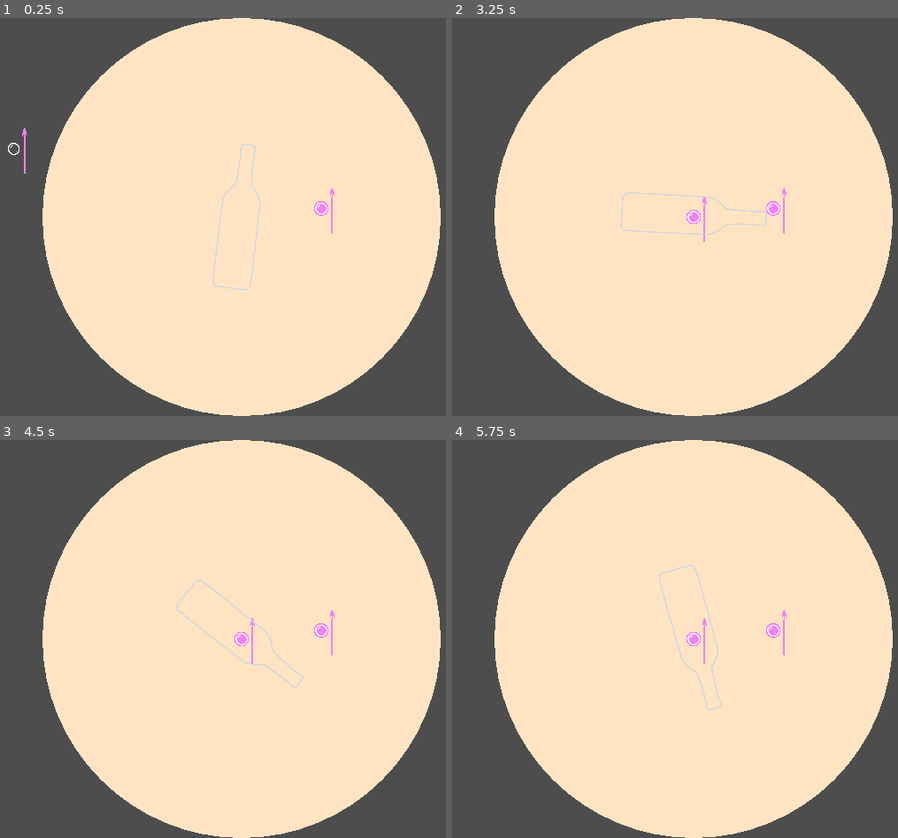
Above: before the commit, frames 1-4 (two rows, left to right).
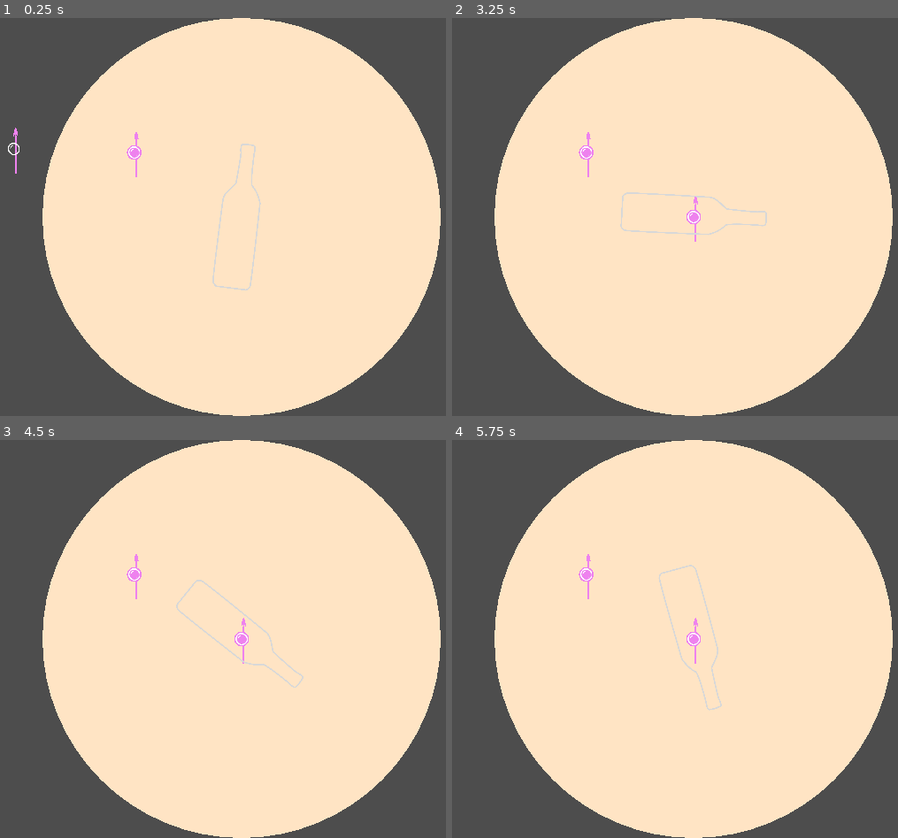
Above: after the commit, the same moments.

Repository: raffomania/bubbleneck
Game: Godot game, scene res://main.tscn
The game is run twice, just before and just after one commit, with the same random seed, the same clock (stepped at 60 frames per second) and the same inputs.
Inputs:
- Up to frame 1 (0.25 s): no input
- Up to frame 2 (3.25 s): no input
- Up to frame 3 (4.5 s): no input
- Up to frame 4 (5.75 s): no input

The runs differ from the first frame. In frame 1, 0.4% of the frame differs, in the area x 2-75%, y 27-55%; in frame 2, 0.4%; in frame 3, 0.4%; in frame 4, 0.4%.

Commit message:
speerwurf

Diff:
--- a/Arena/arena.gd
+++ b/Arena/arena.gd
@@ -23,6 +23,6 @@
     center.x = viewport.size.x / 2
     center.y = viewport.size.y / 2
     for player: Node2D in get_tree().get_nodes_in_group('players'):
-       var dist = player.position.distance_to(center)
+       var dist = player.global_position.distance_to(center)
        if (!player.dead and dist > radius - player.radius):
            player.kill()
--- a/Player/player.gd
+++ b/Player/player.gd
@@ -1,4 +1,4 @@
-extends Node2D
+extends Area2D
 
 @export
 var device := 0
@@ -22,12 +22,15 @@
 var dash_range := 10
 var time := 0.0
 var is_dashing := false
+var is_holding_weapon := true
 
 @export
 var dead := false
 
 @export
 var respawn_time := 3.0
+
+var weapon_scene = preload("res://Weapon/weapon.tscn")
 
 func _draw() -> void:
     if (dead):
@@ -55,6 +58,9 @@
         if Input.is_action_just_pressed(prefix + "_dash"):
             is_dashing = true
 
+        if Input.is_action_just_pressed(prefix + "_throw"):
+            throw_weapon(dir)
+
     else:
         # Player is using a controller
         dir = Vector2(1, 0) * Input.get_joy_axis(device, JOY_AXIS_LEFT_X)
@@ -62,6 +68,10 @@
 
         if Input.is_joy_button_pressed(device, JOY_BUTTON_A):
             is_dashing = true
+
+
+        if Input.is_joy_button_pressed(device, JOY_BUTTON_B):
+            throw_weapon(dir)
 
     set_weapon_rotation(dir)
 
@@ -87,7 +97,7 @@
     return "kb" + str(abs(device))
 
 func setup_weapon():
-    var weapon = $Weapon
+    var weapon = $'Weapon/WeaponSprite'
     weapon.material.set("shader_parameter/color", player_color)
     var weapon_offset = 10
     weapon.position.x += radius + weapon_offset
@@ -105,6 +115,17 @@
         return
     rotation = dir.angle() + PI / 2
 
+func throw_weapon(direction : Vector2):
+    if is_holding_weapon:
+        var weapon = weapon_scene.instantiate()
+        var main_scene = get_tree().get_root().get_node("Main")
+        main_scene.add_child(weapon)
+        weapon.global_position = global_position
+        weapon.throw(direction)
+        weapon.rotation = direction.angle() + PI / 2
+
+    is_holding_weapon = false
+
 func kill():
     dead = true
     queue_redraw()
--- a/Player/player.tscn
+++ b/Player/player.tscn
@@ -35,12 +35,14 @@
 sub_emitter_amount_at_end = 8
 sub_emitter_keep_velocity = true
 
-[node name="Player" type="Node2D"]
+[sub_resource type="CircleShape2D" id="CircleShape2D_8hwc6"]
+radius = 16.0312
+
+[node name="Player" type="Area2D"]
 script = ExtResource("1_02l3o")
 dash_curve = SubResource("Curve_d2kbo")
 
 [node name="Weapon" parent="." instance=ExtResource("2_tyojq")]
-scale = Vector2(0.2, 0.2)
 
 [node name="deathParticles" type="GPUParticles2D" parent="."]
 self_modulate = Color(0.12549, 1, 1, 1)
@@ -56,3 +58,6 @@
 
 [node name="Sprite2D" type="Sprite2D" parent="."]
 texture = ExtResource("4_13c7d")
+
+[node name="CollisionShape2D" type="CollisionShape2D" parent="."]
+shape = SubResource("CircleShape2D_8hwc6")
--- a/Player/player_spawner.gd
+++ b/Player/player_spawner.gd
@@ -24,7 +24,8 @@
     var player = player_scene.instantiate()
     player.name = "Player" + str(device)
     player.device = device
-    player.position = get_viewport_rect().size / 2
+    # player.position = get_viewport_rect().size / 2
+    player.position = Vector2(50, 50)
     player.player_color = Color.from_hsv(randf(), 0.8, 0.9,1)
     add_child(player)
     spawned_devices.append(device)
--- a/Weapon/weapon.gd
+++ b/Weapon/weapon.gd
@@ -1,4 +1,21 @@
 extends Node2D
+
+@export
+var throw_distance := 0.0
+
+@export
+var dash_curve: Curve
+
+@export
+var time_factor := 1.0
+
+@export
+var throw_range_factor := 1.0
+
+var time := 0.0
+var is_throwing := false
+var dir
+
 # Called when the node enters the scene tree for the first time.
 func _ready() -> void:
     pass # Replace with function body.
@@ -6,4 +23,18 @@
 
 # Called every frame. 'delta' is the elapsed time since the previous frame.
 func _process(delta: float) -> void:
-    pass
+
+    if is_throwing:
+        time += delta * time_factor
+        var curve_value = dash_curve.sample(time)
+        throw_distance = curve_value * throw_range_factor
+        global_position += dir * delta * throw_distance
+
+    if time > 1.0:
+        is_throwing = false
+        time = 0
+
+
+func throw(direction_vector : Vector2) -> void:
+    is_throwing = true
+    dir = direction_vector
--- a/Weapon/weapon.tscn
+++ b/Weapon/weapon.tscn
@@ -1,13 +1,32 @@
-[gd_scene load_steps=4 format=3 uid="uid://b70qbilpbes2r"]
+[gd_scene load_steps=7 format=3 uid="uid://b70qbilpbes2r"]
 
+[ext_resource type="Script" path="res://Weapon/weapon.gd" id="1_o8dmo"]
 [ext_resource type="Shader" path="res://Weapon/weapon.gdshader" id="1_oyge1"]
 [ext_resource type="Texture2D" uid="uid://rxiqkyxcive4" path="res://Weapon/weapon.png" id="2_pf2np"]
+
+[sub_resource type="Curve" id="Curve_ne7yh"]
+_data = [Vector2(0, 0), 0.0, 0.0, 0, 0, Vector2(1, 1), 0.0, 0.0, 0, 0]
+point_count = 2
 
 [sub_resource type="ShaderMaterial" id="ShaderMaterial_7ml6n"]
 shader = ExtResource("1_oyge1")
 shader_parameter/color = null
 shader_parameter/threshold = 0.9
 
-[node name="Weapon" type="Sprite2D"]
+[sub_resource type="CircleShape2D" id="CircleShape2D_hbfi2"]
+radius = 26.9258
+
+[node name="Area2D" type="Area2D"]
+scale = Vector2(0.2, 0.2)
+script = ExtResource("1_o8dmo")
+dash_curve = SubResource("Curve_ne7yh")
+time_factor = 2.0
+throw_range_factor = 2000.0
+
+[node name="WeaponSprite" type="Sprite2D" parent="."]
 material = SubResource("ShaderMaterial_7ml6n")
 texture = ExtResource("2_pf2np")
+
+[node name="CollisionShape2D" type="CollisionShape2D" parent="."]
+position = Vector2(-2, -225)
+shape = SubResource("CircleShape2D_hbfi2")
--- a/main.tscn
+++ b/main.tscn
@@ -10,7 +10,7 @@
 [node name="Arena" parent="." instance=ExtResource("3_j16lt")]
 
 [node name="Player1" parent="." instance=ExtResource("1_bb77e")]
-position = Vector2(1176, 517)
+position = Vector2(669, 365)
 device = -1
 
 [node name="Player2" parent="." instance=ExtResource("1_bb77e")]
--- a/project.godot
+++ b/project.godot
@@ -110,6 +110,16 @@
 "events": [Object(InputEventKey,"resource_local_to_scene":false,"resource_name":"","device":-1,"window_id":0,"alt_press …(195 unchanged characters)…
 ]
 }
+kb1_throw={
+"deadzone": 0.5,
+"events": [Object(InputEventKey,"resource_local_to_scene":false,"resource_name":"","device":-1,"window_id":0,"alt_pressed":false,"shift_pressed":false,"ctrl_pressed":false,"meta_pressed":false,"pressed":false,"keycode":0,"physical_keycode":81,"key_label":0,"unicode":113,"location":0,"echo":false,"script":null)
+]
+}
+kb2_throw={
+"deadzone": 0.5,
+"events": [Object(InputEventKey,"resource_local_to_scene":false,"resource_name":"","device":-1,"window_id":0,"alt_pressed":false,"shift_pressed":false,"ctrl_pressed":false,"meta_pressed":false,"pressed":false,"keycode":0,"physical_keycode":47,"key_label":0,"unicode":47,"location":0,"echo":false,"script":null)
+]
+}
 
 [rendering]
 
Not shown: 1 places in Player/player.tscn that only renumber resources
